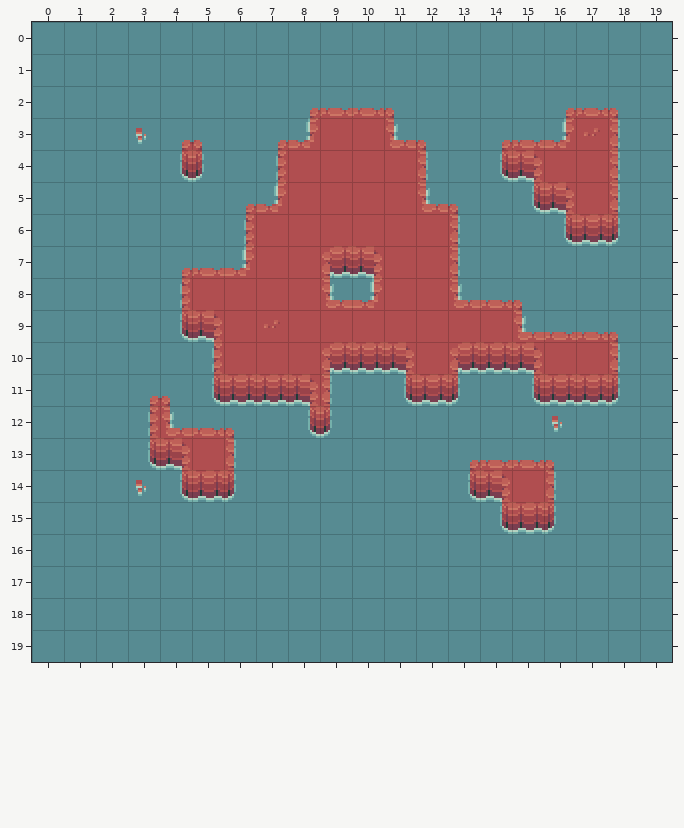
Tiled map: raw/island.tmx. Above: the version before the commit.
Cells are 16x16 px. Shown: x 0..19, y 0..19.
The result:
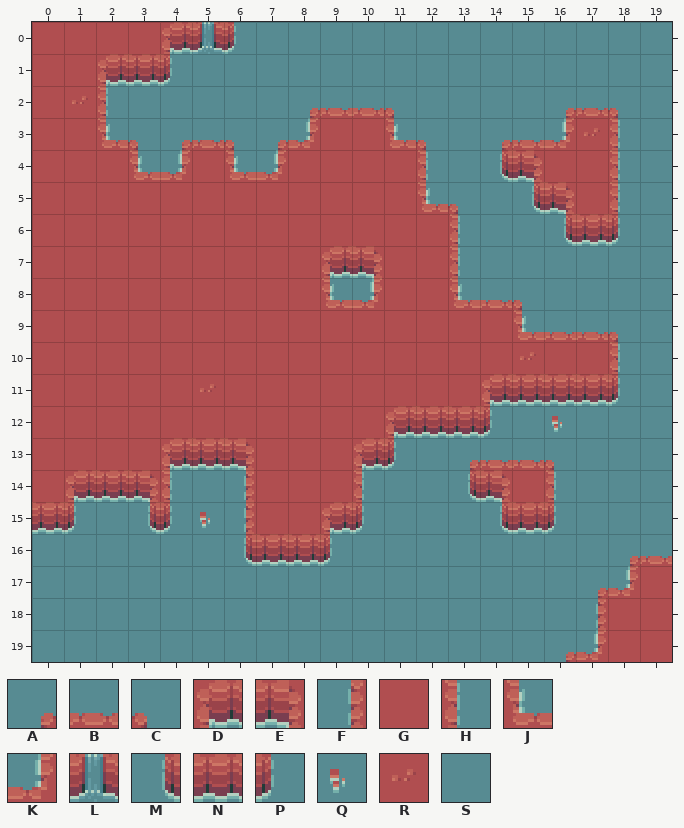
Key: from "ground": A 0, B 1, C 2, D 3, E 4, F 6, G 7, H 8, J 9, K 10, L 11, M 12, N 13, P 14, Q 15, R 16, S 17.
_ is an empty cell.
Tiles replaced or removed in this view: A, B, C, D, E, F, G, H, J, K, M, N, P, Q, R, S.
Diff:
Changed rows in their new state; . is an unchanged cell.
Layer "background":
first column x 0:
 0 GGGGDLP.............
 1 GGDNP...............
 2 GRH.................
 3 GGJC.BC.............
 4 GGGJKGJK............
 5 GGGGGGGG............
 6 GGGGGGG.............
 7 GGGGGGG.............
 8 GGGGG...............
 9 GGGGGG.G............
10 GGGGGG...GGG.GGR....
11 GGGGGRGGGGGGGGDN....
12 GGGGGGGGGGGDNNP.....
13 GGGGDNEGGGDP........
14 GDNEHSFGGGH.........
15 NP.MPQFGGDP.........
16 ......MNNP........AB
17 .................AKG
18 .................FGG
19 ................AKGG
Pixel boxes of the changes (left, top, right, bottom) in both pictures:
changed: (32, 22, 542, 566)
changed: (566, 556, 672, 662)
